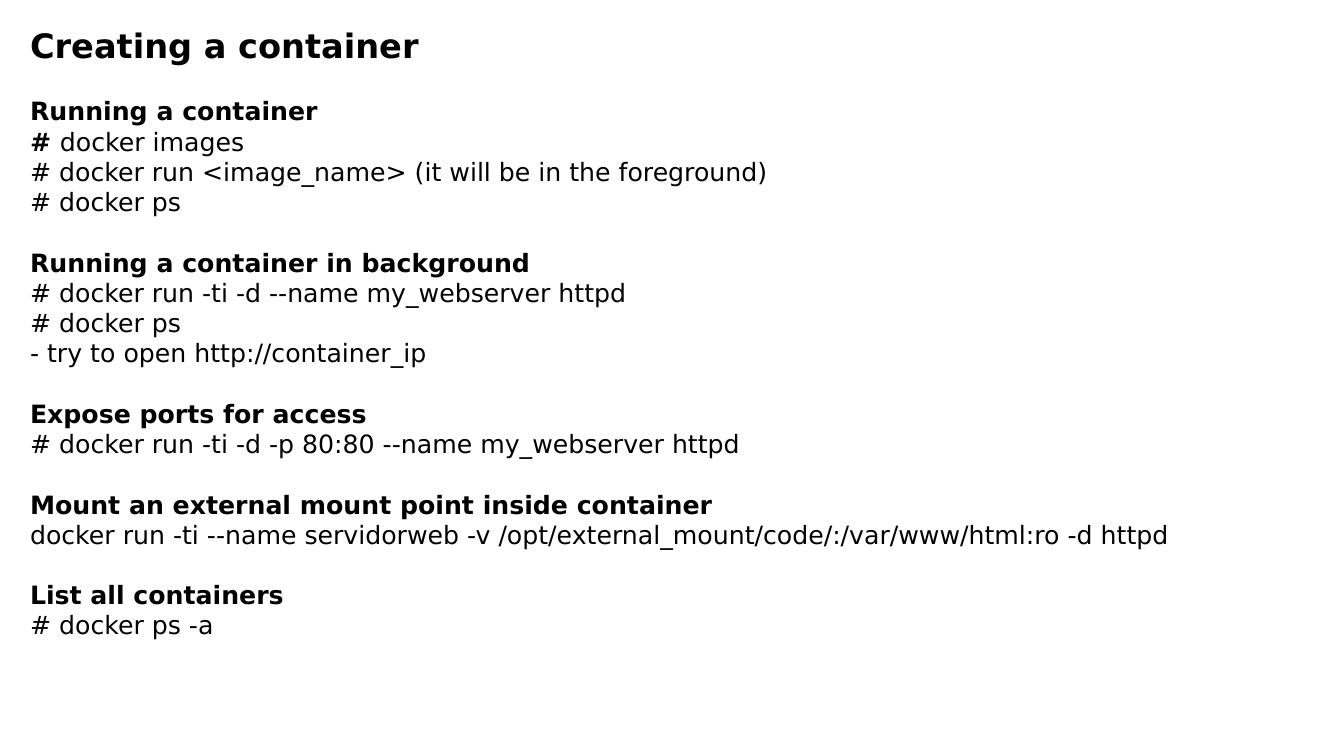
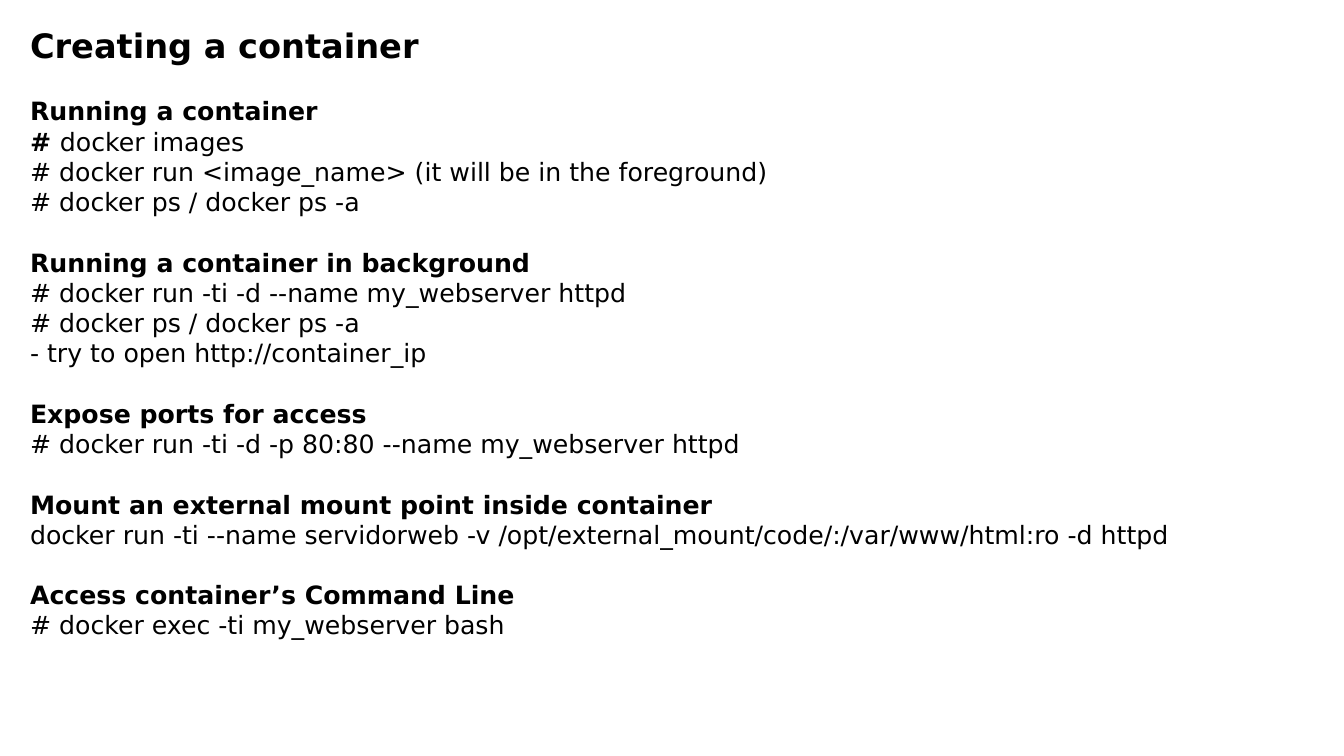
Before and after one commit to luisnabais-courses/course_docker, a slide deck: slide 10 of slides/course_slides.pptx. Drawn at 1344x756 pixels with LibreOffice and Linux fonts; fonts in the diff are those of the drawing; background and template pictures are left out. Boxes give left, top, right and bottom in pixels: in the first picture for what was removed or moved away, otherwise in the second. Text is boxed around its words. In the diff, an @@ line names an element or a change of style, - is before the commit and + after.

```diff
--- a/slides/course_slides.pptx
+++ b/slides/course_slides.pptx
@@ text at (59, 192, 360, 217): text changed @@
-# docker ps
+# docker ps / docker ps -a
@@ text at (59, 313, 360, 338): text changed @@
-# docker ps
+# docker ps / docker ps -a
@@ text at (30, 585, 515, 640): text changed; bold off @@
-List all containers
-# docker ps -a
+Access container’s Command Line
+# docker exec -ti my_webserver bash
```
Also in this commit, not shown: 4 other slides changed, 1 slide removed, 2 other files.
